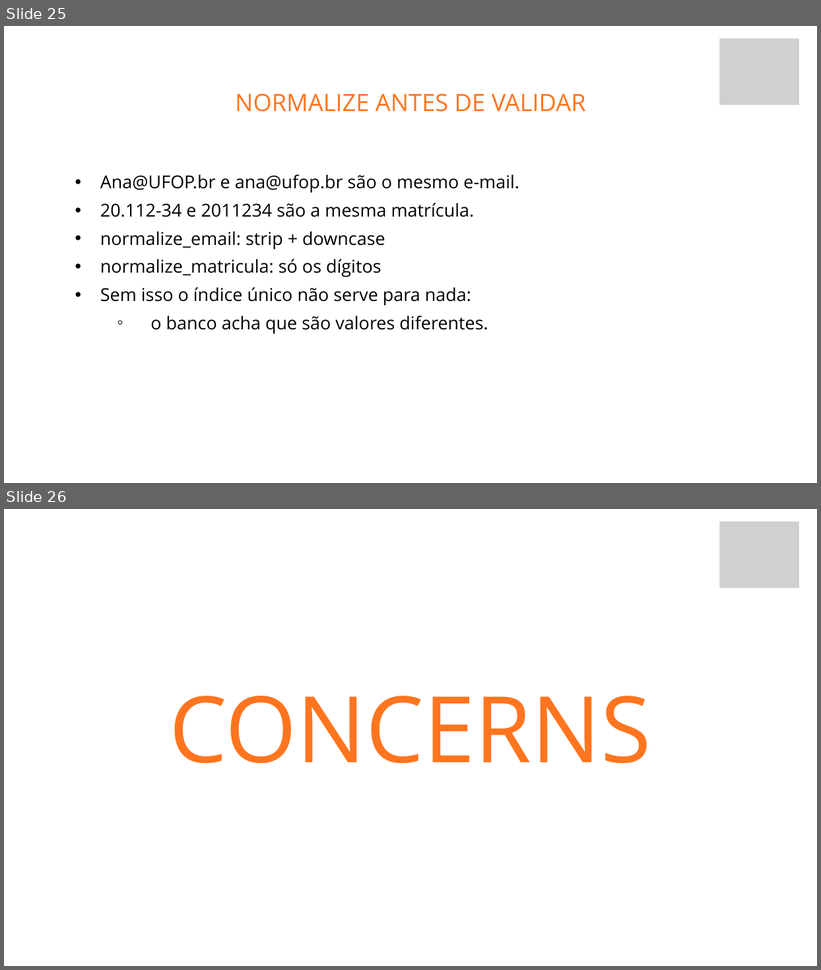
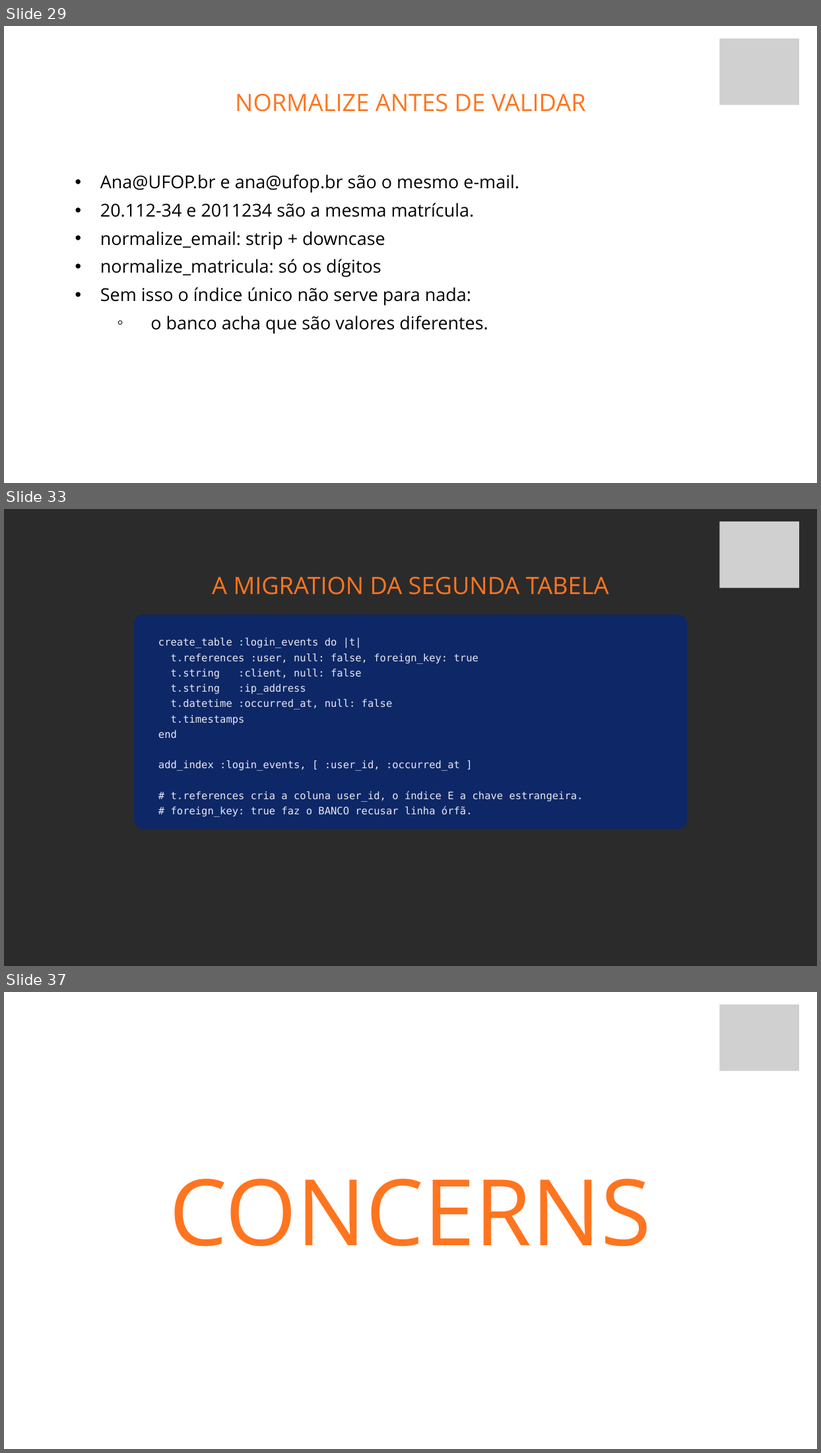
Before and after one commit to fabriciosiqueira08/capacitacao-gabarito, a slide deck: slides/build/aula-02-banco-de-dados-e-activerecord.pptx. Shown one above the other, each under a label of ours: slides 25 and 26 before the commit, slides 29, 33 and 37 after it; the slides between them are not shown. The pictures are 821x970 and 821x1453 pixels, drawn with LibreOffice and Linux fonts; fonts in the diff are those of the drawing; grey boxes stand for pictures; background and template pictures are left out; a plain dark background stands for a picture behind light text. Boxes give left, top, right and bottom in pixels: in the first picture for what was removed or moved away, otherwise in the second. Text is boxed around its words. In the diff, an @@ line names an element or a change of style, - is before the commit and + after.

```diff
--- a/slides/build/aula-02-banco-de-dados-e-activerecord.pptx
+++ b/slides/build/aula-02-banco-de-dados-e-activerecord.pptx
@@ slide 33 added at (4, 509, 817, 966), background picture (left out) @@
@@ picture added at (719, 522, 799, 588) @@
@@ text added at (212, 576, 609, 595), 42.4 pt, text #FF751F @@
+A MIGRATION DA SEGUNDA TABELA
@@ rounded rectangle added at (134, 615, 687, 829), fill #0E2766 @@
@@ text added at (158, 638, 583, 817), 18.1 pt, text #E6EAF2 @@
+create_table :login_events do |t|
+t.references :user, null: false, foreign_key: true
+t.string :client, null: false
+t.string :ip_address
+t.datetime :occurred_at, null: false
+t.timestamps
+end
+add_index :login_events, [ :user_id, :occurred_at ]
+# t.references cria a coluna user_id, o índice E a chave estrangeira.
+# foreign_key: true faz o BANCO recusar linha órfã.
@@ what was slide 25 is now slide 29 @@
@@ what was slide 26 is now slide 37 @@
```
Also in this commit, not shown: 10 other slides added, 25 other files.
